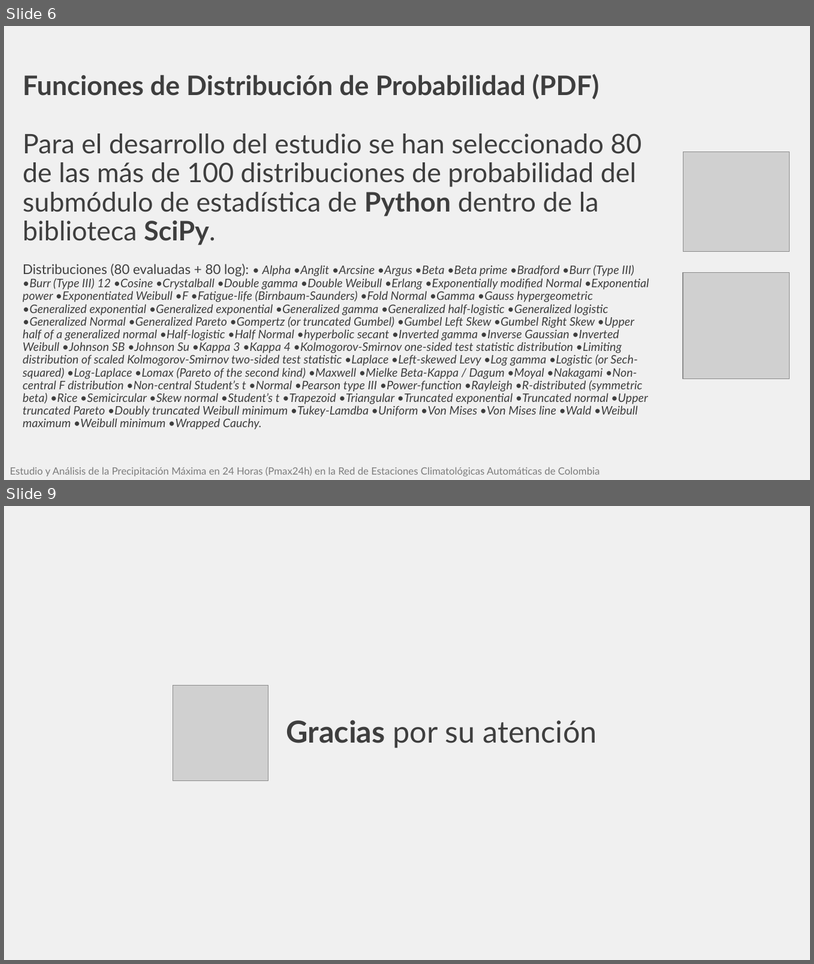
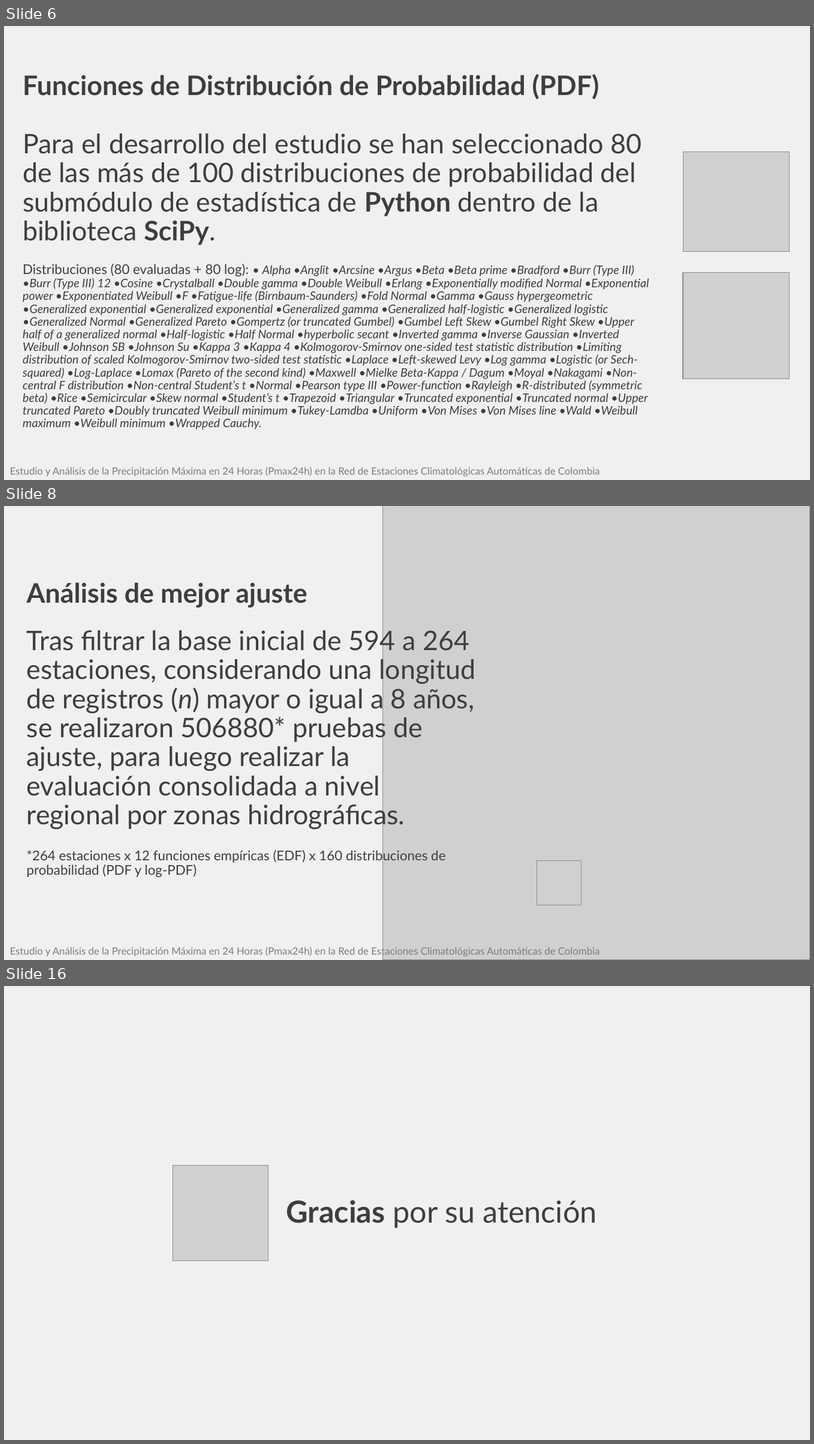
Before and after one commit to rcfdtools/R.HydroTools, a slide deck: tool/PMP/file/report/SCI_XXVI_SNHH26_Presentacion_PMax24HAutomColombia_v1.pptx. Shown one above the other, each under a label of ours: slides 6 and 9 before the commit, slides 6, 8 and 16 after it; the slides between them are not shown. The pictures are 814x964 and 814x1444 pixels, drawn with LibreOffice and Linux fonts; fonts in the diff are those of the drawing; grey boxes stand for pictures. Boxes give left, top, right and bottom in pixels: in the first picture for what was removed or moved away, otherwise in the second. Text is boxed around its words. In the diff, an @@ line names an element or a change of style, - is before the commit and + after.

```diff
--- a/tool/PMP/file/report/SCI_XXVI_SNHH26_Presentacion_PMax24HAutomColombia_v1.pptx
+++ b/tool/PMP/file/report/SCI_XXVI_SNHH26_Presentacion_PMax24HAutomColombia_v1.pptx
@@ slide 8 added at (4,506,810,960), background #F0F0F0 @@
@@ picture added at (383,506,810,960) @@
@@ title added at (27,582,476,877), 32 pt, text #3E3E3E @@
+Análisis de mejor ajuste
+Tras filtrar la base inicial de 594 a 264 estaciones, considerando una longitud de registros (n) mayor o igual a 8 años, se realizaron 506880* pruebas de ajuste, para luego realizar la evaluación consolidada a nivel regional por zonas hidrográficas.
+*264 estaciones x 12 funciones empíricas (EDF) x 160 distribuciones de probabilidad (PDF y log-PDF)
@@ picture added at (537,860,582,904) @@
@@ text added at (10,946,600,957), 12 pt, text #7C7C7C @@
+Estudio y Análisis de la Precipitación Máxima en 24 Horas (Pmax24h) en la Red de Estaciones Climatológicas Automáticas de Colombia
@@ what was slide 9 is now slide 16 @@
```
Also in this commit, not shown: 6 slides changed, 6 other slides added, 1 other file.
